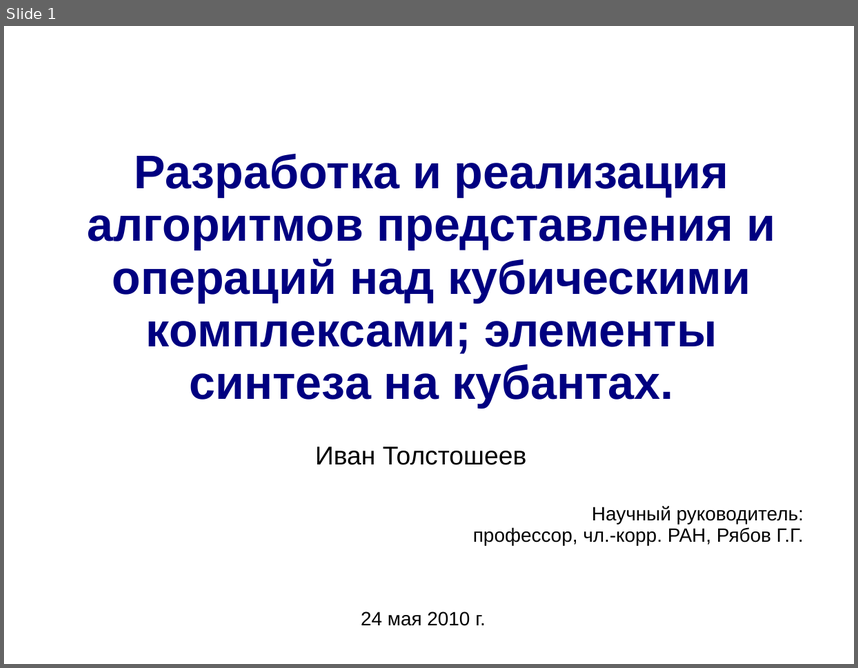
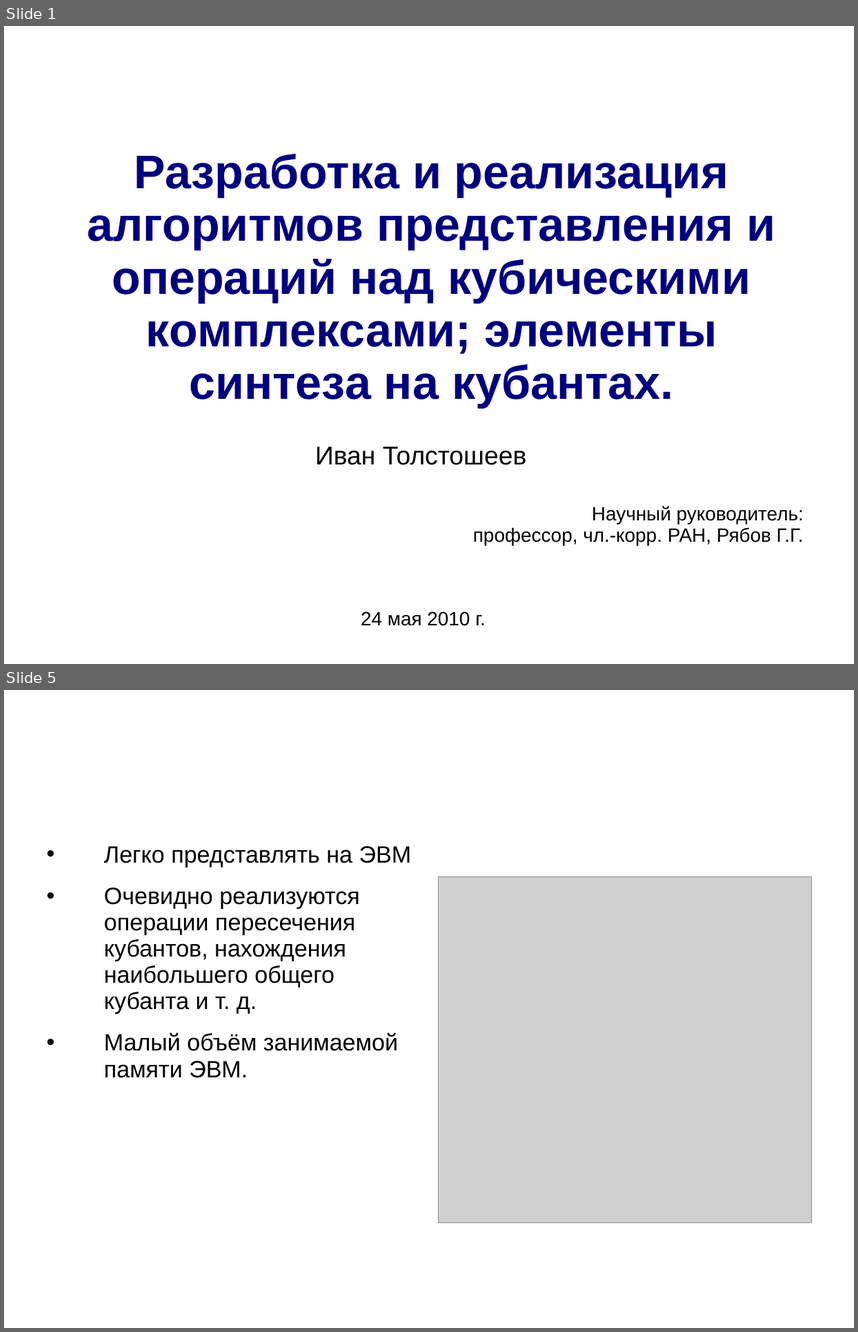
Before and after one commit to itroot/university-tasks, a slide deck: diploma/presentation.ppt. Shown one above the other, each under a label of ours: slide 1 before the commit, slides 1 and 5 after it; the slides between them are not shown. The pictures are 858x668 and 858x1332 pixels, drawn with LibreOffice and Linux fonts; fonts in the diff are those of the drawing; grey boxes stand for pictures; background and template pictures are left out. Boxes give left, top, right and bottom in pixels: in the first picture for what was removed or moved away, otherwise in the second. Text is boxed around its words. In the diff, an @@ line names an element or a change of style, - is before the commit and + after.

```diff
--- a/diploma/presentation.ppt
+++ b/diploma/presentation.ppt
@@ slide 5 added at (x1=4, y1=690, x2=854, y2=1328), background picture (left out) @@
@@ title added at (x1=43, y1=695, x2=809, y2=800), 44 pt, text #FFFFFF, bold @@
+Преимущество подхода.
@@ text added at (x1=104, y1=846, x2=412, y2=1078), 22 pt, text #000000 @@
+• Легко представлять на ЭВМ
+• Очевидно реализуются операции пересечения кубантов, нахождения наибольшего общего кубанта и т. д.
+• Малый объём занимаемой памяти ЭВМ.
@@ picture added at (x1=438, y1=877, x2=812, y2=1223) @@
```
Also in this commit, not shown: 3 slides changed, 12 other slides added, 1 slide removed, 2 other files.
